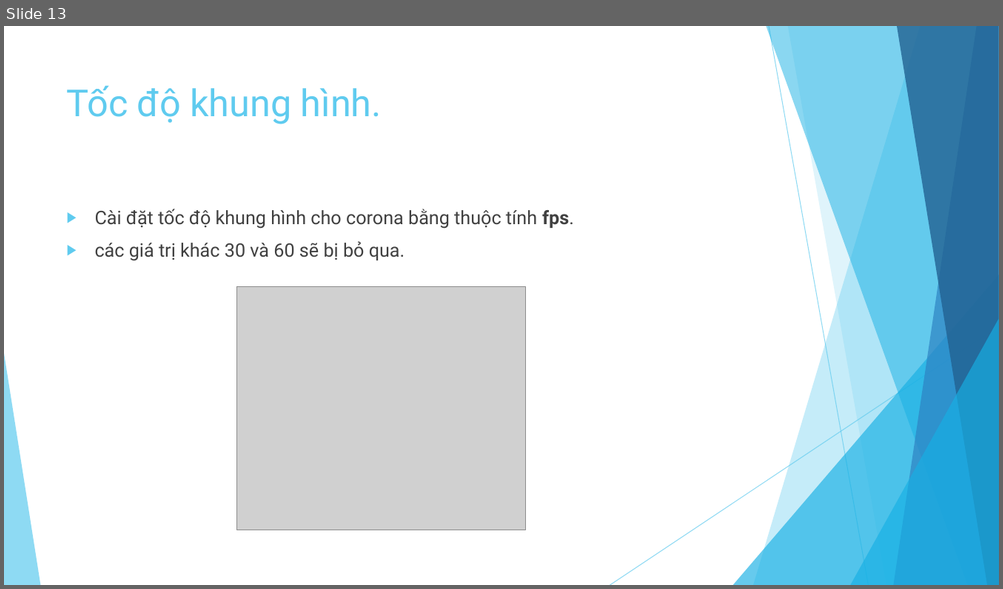
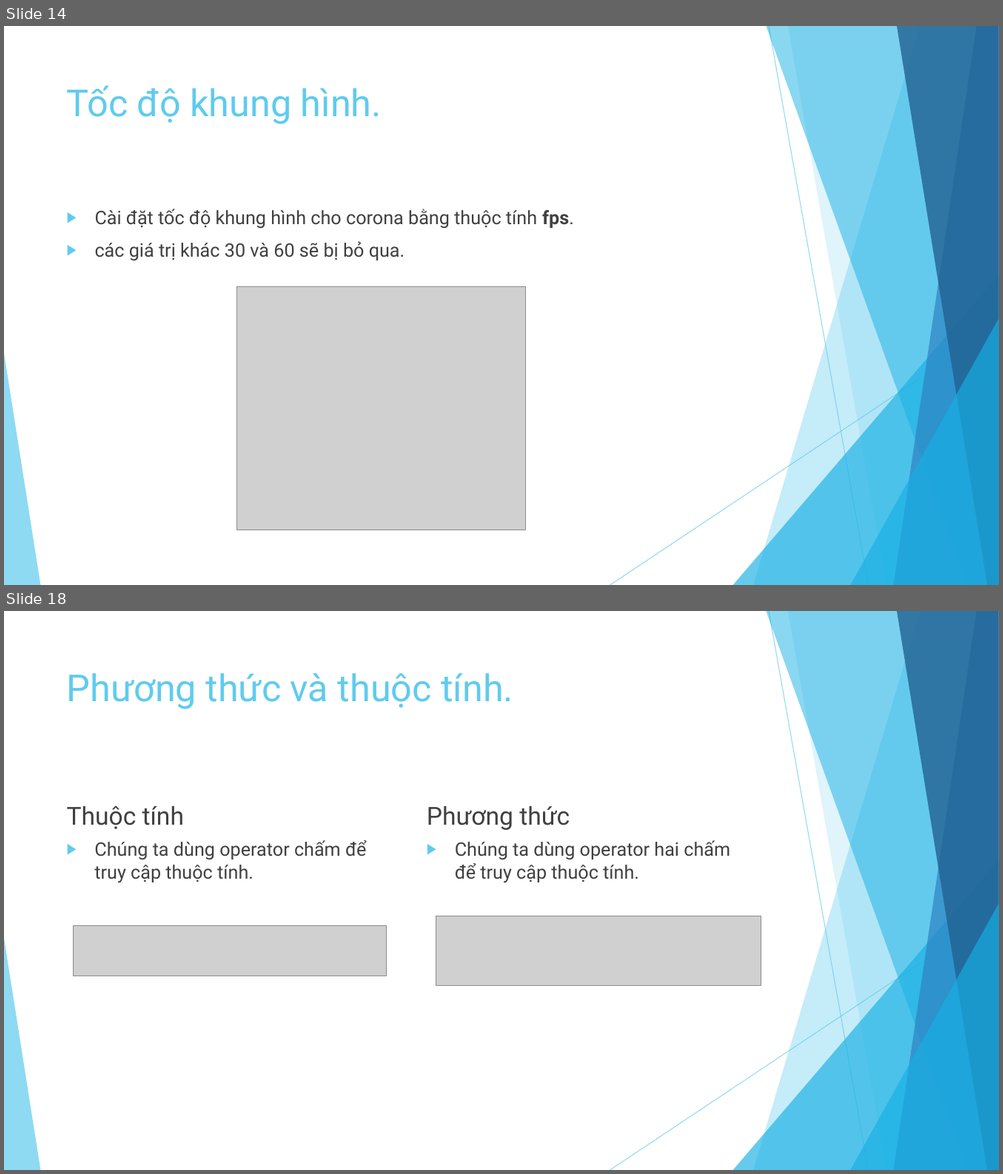
Before and after one commit to ndthanhdev/TDT-Spring-2017, a slide deck: Corona/Presentation1.pptx. Shown one above the other, each under a label of ours: slide 13 before the commit, slides 14 and 18 after it; the slides between them are not shown. The pictures are 1003x589 and 1003x1174 pixels, drawn with LibreOffice and Linux fonts; fonts in the diff are those of the drawing; grey boxes stand for pictures. Boxes give left, top, right and bottom in pixels: in the first picture for what was removed or moved away, otherwise in the second. Text is boxed around its words. In the diff, an @@ line names an element or a change of style, - is before the commit and + after.

```diff
--- a/Corona/Presentation1.pptx
+++ b/Corona/Presentation1.pptx
@@ slide 18 added at <box>4,611,999,1170</box>, background #FFFFFF; not listed: 10 template elements that a slide beside it also shows @@
@@ title added at <box>67,673,513,709</box>, 36 pt, text #5FCBEF @@
+Phương thức và thuộc tính.
@@ text added at <box>67,806,184,829</box>, 24 pt, text #404040 @@
+Thuộc tính
@@ text added at <box>427,806,569,830</box>, 24 pt, text #404040 @@
+Phương thức
@@ text added at <box>94,840,366,883</box>, 18 pt, text #404040 @@
+▶ Chúng ta dùng operator chấm để truy cập thuộc tính.
@@ text added at <box>455,840,730,883</box>, 18 pt, text #404040 @@
+▶ Chúng ta dùng operator hai chấm để truy cập thuộc tính.
@@ picture added at <box>436,916,760,985</box> @@
@@ picture added at <box>74,925,387,977</box> @@
@@ what was slide 13 is now slide 14 @@
```
Also in this commit, not shown: 1 slide changed, 10 other slides added, 1 other file.
